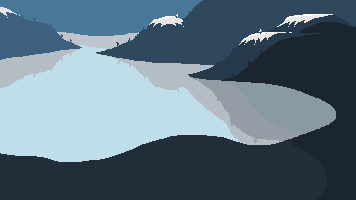
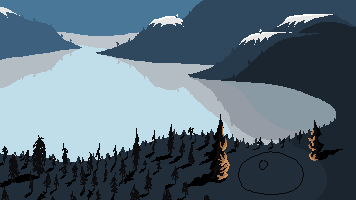
Before/after of a 356px x 200px layered artwork. What changed in the layer stack:
removed layer "Montagne" over [0, 114, 343, 200]
added layer "Personnage + Feu de camp" above "Fond" over [238, 151, 304, 195]
added layer "Fond" above "Calque 1" over [0, 114, 343, 200]
added layer "Calque 1" above "e9c71f5d1e5c91d7d38e76d1d25c4d32" over [28, 177, 40, 181]
